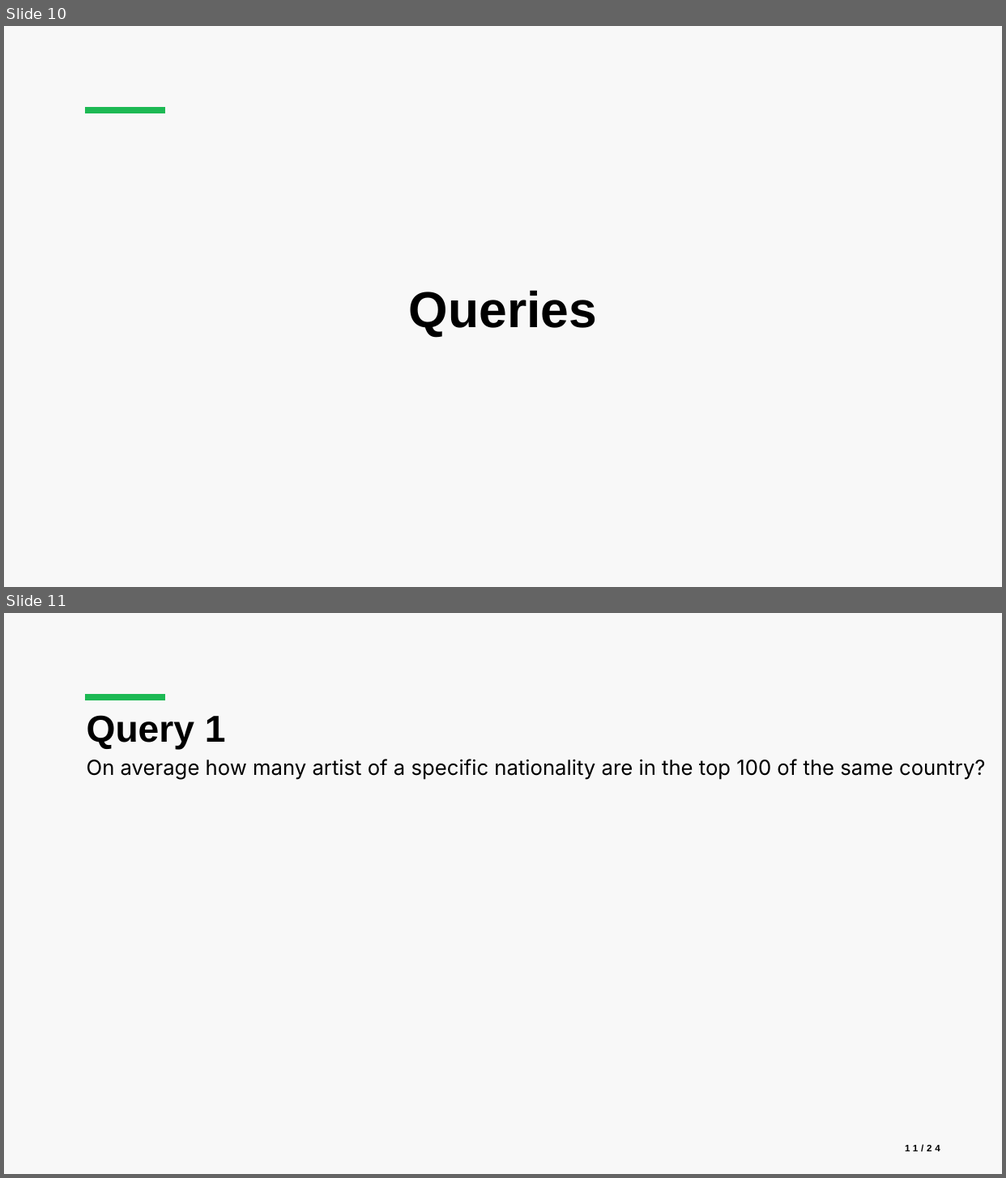
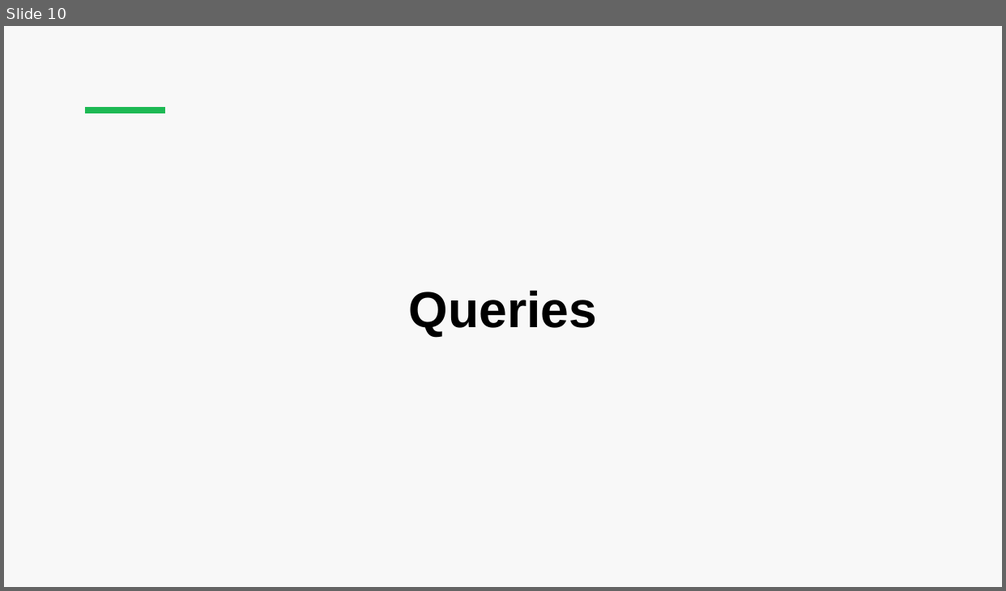
Before and after one commit to luca-martinelli-09/spotify-pg, a slide deck: slides/Spotify_Presentation.pptx. Shown one above the other, each under a label of ours: slides 10 and 11 before the commit, slide 10 after it. The pictures are 1006x1178 and 1006x591 pixels, drawn with LibreOffice and Linux fonts; fonts in the diff are those of the drawing. Boxes give left, top, right and bottom in pixels: in the first picture for what was removed or moved away, otherwise in the second. Text is boxed around its words. In the diff, an @@ line names an element or a change of style, - is before the commit and + after.

```diff
--- a/slides/Spotify_Presentation.pptx
+++ b/slides/Spotify_Presentation.pptx
@@ slide 11 removed at [4,613,1002,1174], background #F8F8F8; not listed: 1 template element that a slide beside it also shows @@
@@ title removed at [87,715,226,750] @@
-Query 1
@@ text removed at [87,759,986,780] @@
-On average how many artist of a specific nationality are in the top 100 of the same country?
@@ page number removed at [905,1144,940,1152] @@
-11/24
```
Also in this commit, not shown: 1 slide changed, 14 slides added, 8 other files.
